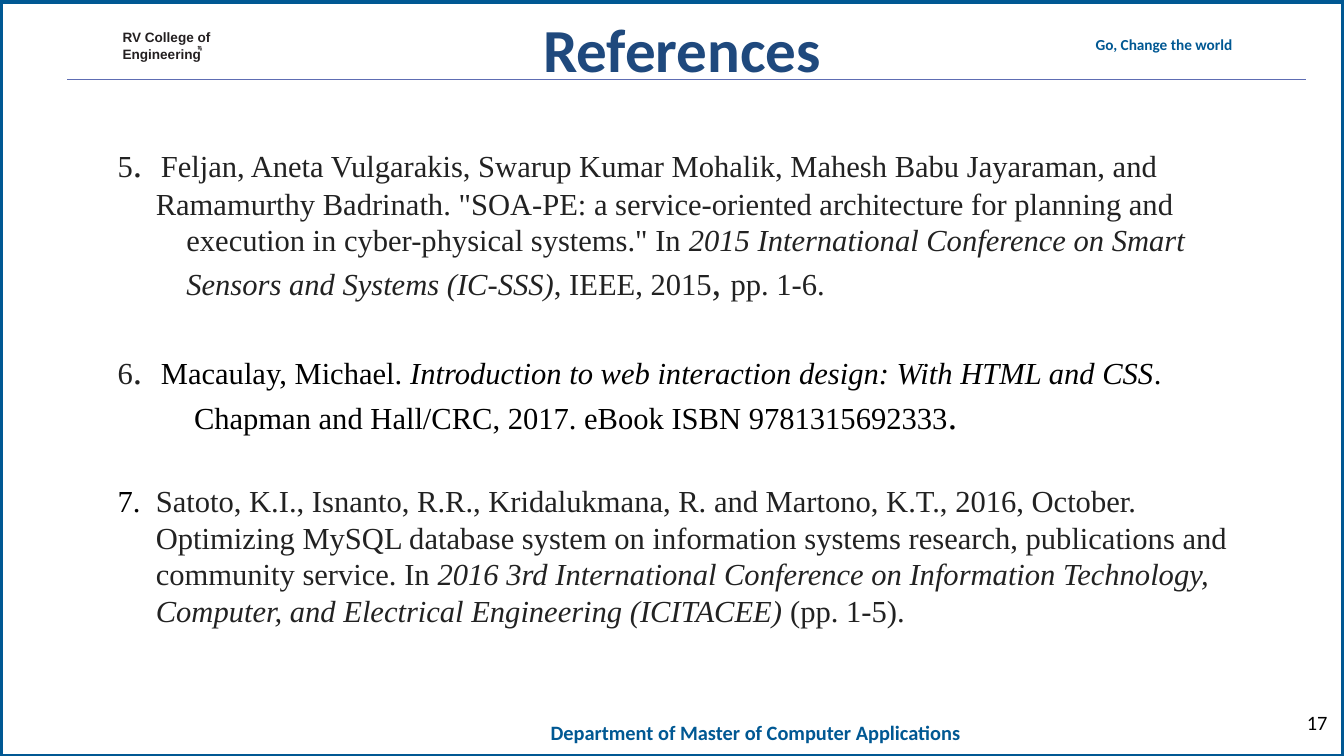
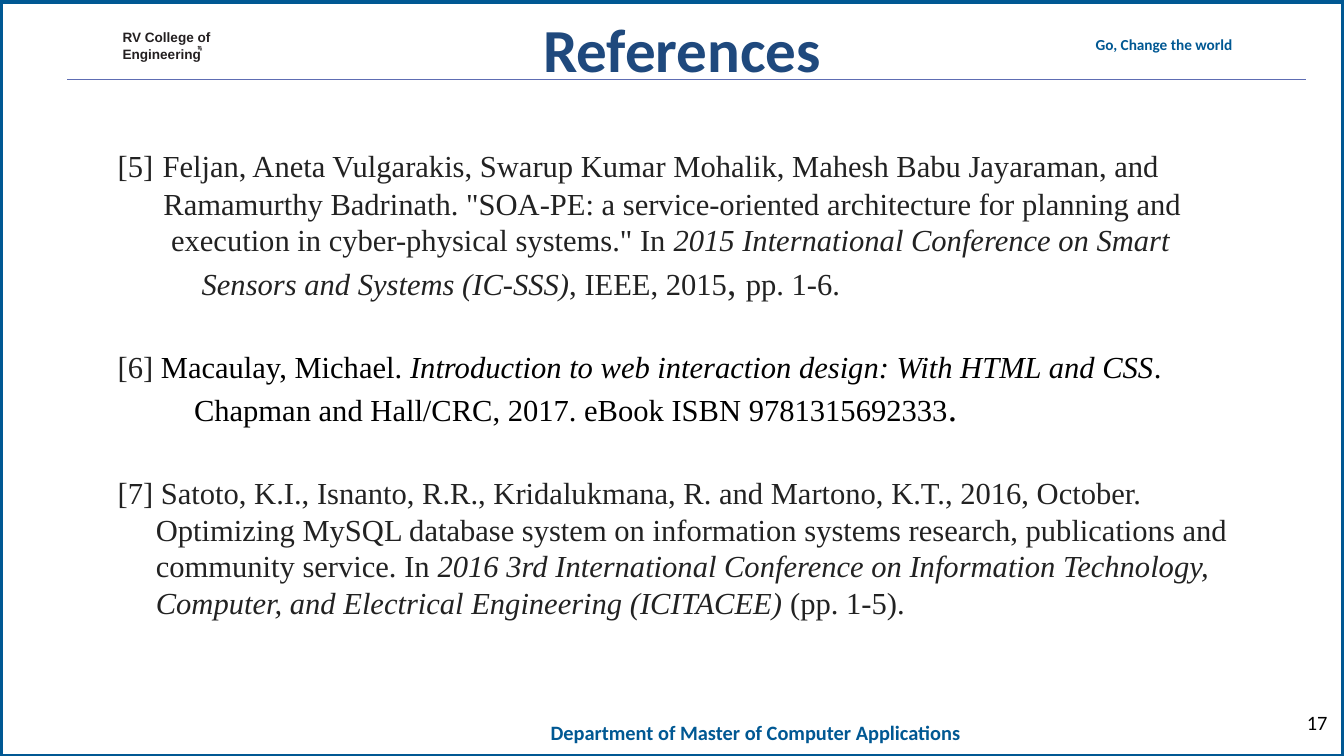
Before and after one commit to mohanrockz/Minor-Project, a slide deck: slide 17 of 20mca36-Minor Project_Phase 2_template11.ppt. Drawn at 1344x756 pixels with LibreOffice and Linux fonts; fonts in the diff are those of the drawing; background and template pictures are left out. Boxes give left, top, right and bottom in pixels: in the first picture for what was removed or moved away, otherwise in the second. Text is boxed around its words. In the diff, an @@ line names an element or a change of style, - is before the commit and + after.

```diff
--- a/20mca36-Minor Project_Phase 2_template11.ppt
+++ b/20mca36-Minor Project_Phase 2_template11.ppt
@@ text at bbox=[118, 155, 1227, 620]: text changed @@
-5. Feljan, Aneta Vulgarakis, Swarup Kumar Mohalik, Mahesh Babu Jayaraman, and Ramamurthy Badrinath. "SOA-PE: a service-oriented architecture for planning and execution in cyber-physical systems." In 2015 International Conference on Smart Sensors and Systems (IC-SSS), IEEE, 2015, pp. 1-6.
-6. Macaulay, Michael. Introduction to web interaction design: With HTML and CSS. Chapman and Hall/CRC, 2017. eBook ISBN 9781315692333.
-7. Satoto, K.I., Isnanto, R.R., Kridalukmana, R. and Martono, K.T., 2016, October. Optimizing MySQL database system on information systems research, publications and community service. In 2016 3rd International Conference on Information Technology, Computer, and Electrical Engineering (ICITACEE) (pp. 1-5).
+[5] Feljan, Aneta Vulgarakis, Swarup Kumar Mohalik, Mahesh Babu Jayaraman, and Ramamurthy Badrinath. "SOA-PE: a service-oriented architecture for planning and execution in cyber-physical systems." In 2015 International Conference on Smart Sensors and Systems (IC-SSS), IEEE, 2015, pp. 1-6.
+[6] Macaulay, Michael. Introduction to web interaction design: With HTML and CSS. Chapman and Hall/CRC, 2017. eBook ISBN 9781315692333.
+[7] Satoto, K.I., Isnanto, R.R., Kridalukmana, R. and Martono, K.T., 2016, October. Optimizing MySQL database system on information systems research, publications and community service. In 2016 3rd International Conference on Information Technology, Computer, and Electrical Engineering (ICITACEE) (pp. 1-5).
```
Also in this commit, not shown: 3 other slides changed, 1 other file.
